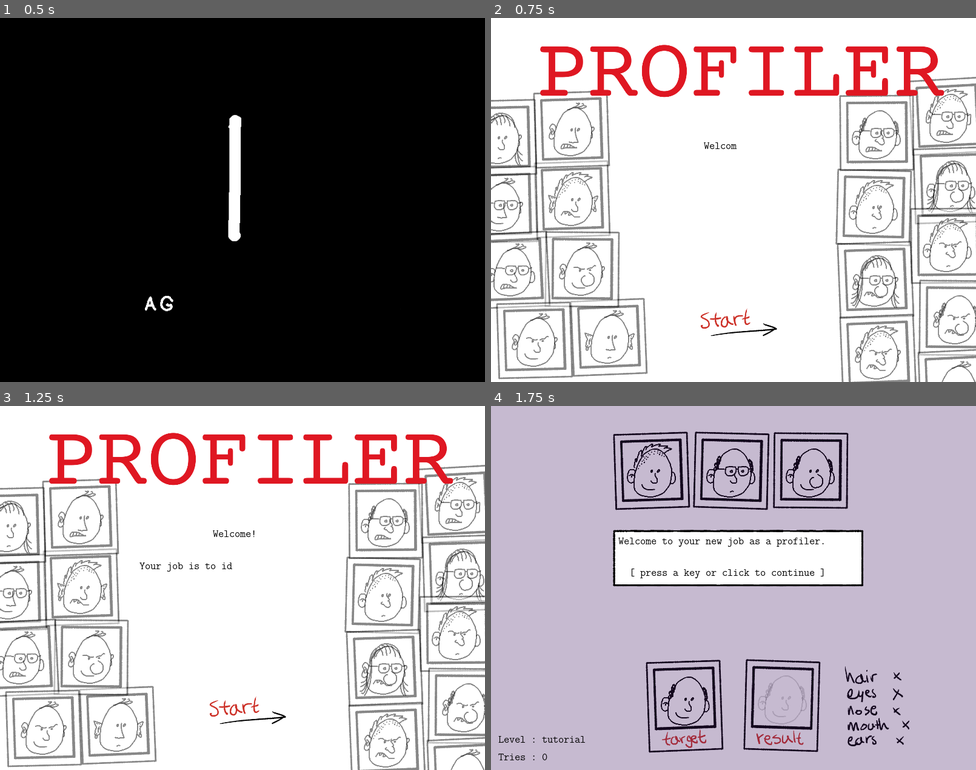
Above: before the commit, frames 1-4 (two rows, left to right).
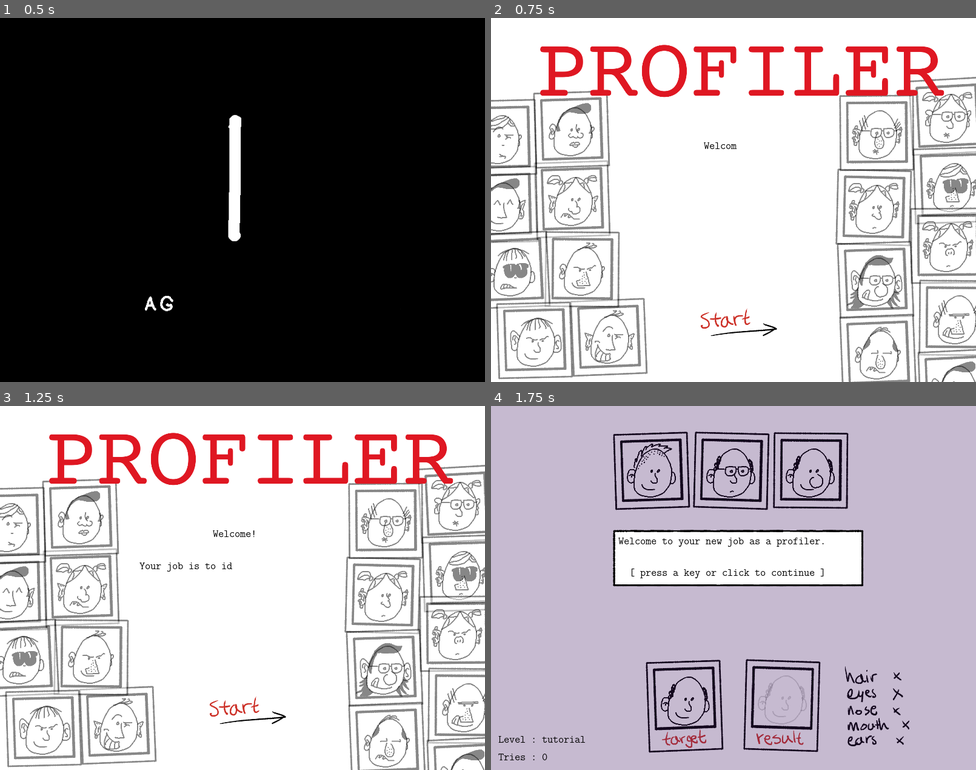
Above: after the commit, the same moments.

Repository: skarnl/godot--gmtk2021
Game: Godot game, scene res://screens/splash.tscn
Two runs of this game, one before a commit and one after it. Both use one fixed random seed, a clock stepped at 60 frames per second and the inputs below.
Inputs (mouse positions are in pixels of both pictures, inside the frame that each line leads up to):
- Up to frame 1 (0.5 s): no input
- Up to frame 2 (0.75 s): tap Enter at 0.5 s; move the mouse to (840, 181) at 0.52 s; click (840, 181) at 0.67 s
- Up to frame 3 (1.25 s): no input
- Up to frame 4 (1.75 s): click (743, 711) at 1.25 s

Frame 1 is identical in both runs. In frame 2, 4.0% of the frame differs, in the area x 0-100%, y 19-100%; in frame 3, 4.0%; in frame 4, less than 0.1%.

Commit message:
Add 8 extra persons

Diff:
--- a/entities/person/person.tscn
+++ b/entities/person/person.tscn
@@ -10,45 +10,45 @@
 rotation = -0.00068551
 texture = ExtResource( 2 )
 centered = false
-hframes = 4
+hframes = 12
 vframes = 6
 
 [node name="Ears" type="Sprite" parent="."]
 rotation = -0.00068551
 texture = ExtResource( 2 )
 centered = false
-hframes = 4
+hframes = 12
 vframes = 6
-frame = 4
+frame = 16
 
 [node name="Eyes" type="Sprite" parent="."]
 rotation = -0.00068551
 texture = ExtResource( 2 )
 centered = false
-hframes = 4
+hframes = 12
 vframes = 6
-frame = 11
+frame = 24
 
 [node name="Nose" type="Sprite" parent="."]
 rotation = -0.00068551
 texture = ExtResource( 2 )
 centered = false
-hframes = 4
+hframes = 12
 vframes = 6
-frame = 12
+frame = 36
 
 [node name="Mouth" type="Sprite" parent="."]
 rotation = -0.00068551
 texture = ExtResource( 2 )
 centered = false
-hframes = 4
+hframes = 12
 vframes = 6
-frame = 16
+frame = 52
 
 [node name="Hair" type="Sprite" parent="."]
 rotation = -0.00068551
 texture = ExtResource( 2 )
 centered = false
-hframes = 4
+hframes = 12
 vframes = 6
-frame = 20
+frame = 68
--- a/utils/helpers.gd
+++ b/utils/helpers.gd
@@ -1,7 +1,7 @@
 extends Node2D
 
 
-const VARIANTS = 4
+const VARIANTS = 12
 
 
 var rng: RandomNumberGenerator = RandomNumberGenerator.new()
Binary file changed: assets/images/head-assets.aseprite
Binary file changed: assets/images/head-assets.png
